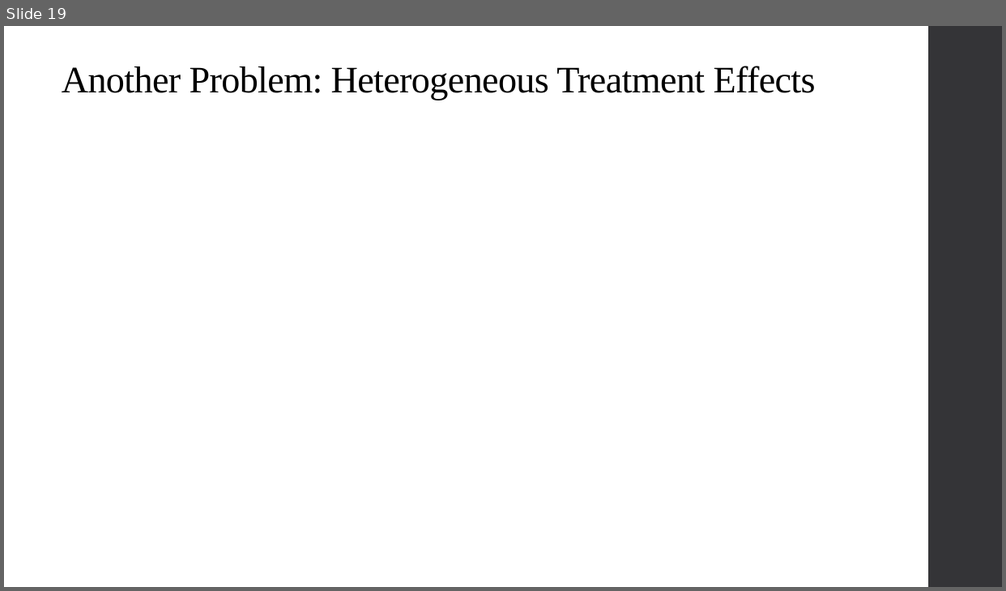
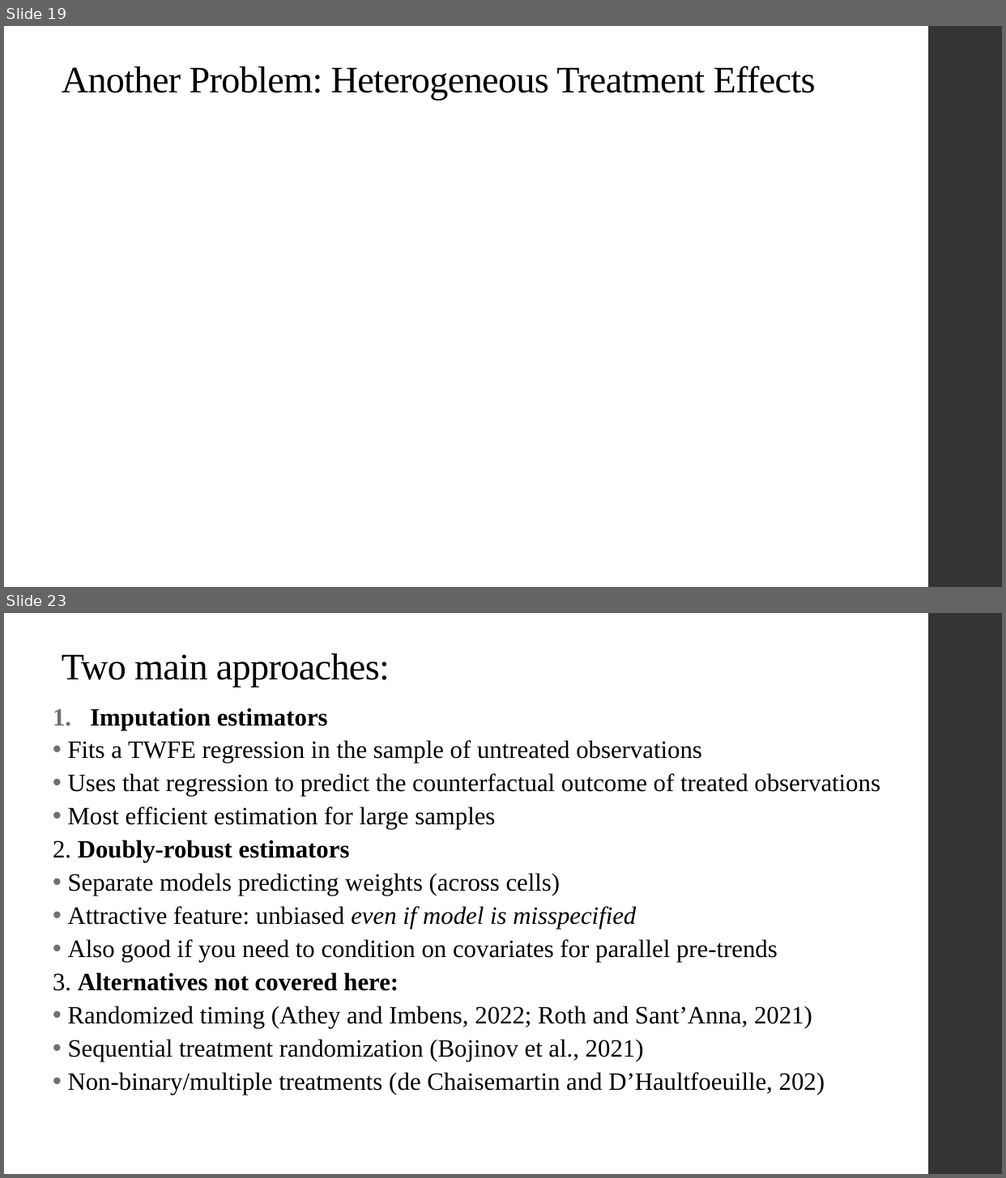
Before and after one commit to qiufei/fork-HAD5744, a slide deck: Lecture11_StaggeredAdoption/Lecture11_StaggeredAdoption_2022F.pptx. Shown one above the other, each under a label of ours: slide 19 before the commit, slides 19 and 23 after it; the slides between them are not shown. The pictures are 1006x591 and 1006x1178 pixels, drawn with LibreOffice and Linux fonts; fonts in the diff are those of the drawing; grey boxes stand for pictures. Boxes give left, top, right and bottom in pixels: in the first picture for what was removed or moved away, otherwise in the second. Text is boxed around its words. In the diff, an @@ line names an element or a change of style, - is before the commit and + after.

```diff
--- a/Lecture11_StaggeredAdoption/Lecture11_StaggeredAdoption_2022F.pptx
+++ b/Lecture11_StaggeredAdoption/Lecture11_StaggeredAdoption_2022F.pptx
@@ slide 23 added at [4, 613, 1002, 1174], background #FFFFFF; not listed: 1 template element that a slide beside it also shows @@
@@ title added at [62, 653, 390, 687], 36 pt, text #000000 @@
+Two main approaches:
@@ text added at [53, 708, 880, 1095], 24 pt, text #000000 @@
+  1. Imputation estimators
+  • Fits a TWFE regression in the sample of untreated observations
+  • Uses that regression to predict the counterfactual outcome of treated observations
+  • Most efficient estimation for large samples
+  2. Doubly-robust estimators
+  • Separate models predicting weights (across cells)
+  • Attractive feature: unbiased even if model is misspecified
+  • Also good if you need to condition on covariates for parallel pre-trends
+  3. Alternatives not covered here:
+  • Randomized timing (Athey and Imbens, 2022; Roth and Sant’Anna, 2021)
+  • Sequential treatment randomization (Bojinov et al., 2021)
+  • Non-binary/multiple treatments (de Chaisemartin and D’Haultfoeuille, 202)
```
Also in this commit, not shown: 6 slides changed, 17 other slides added, 1 slide removed, 23 other files.
